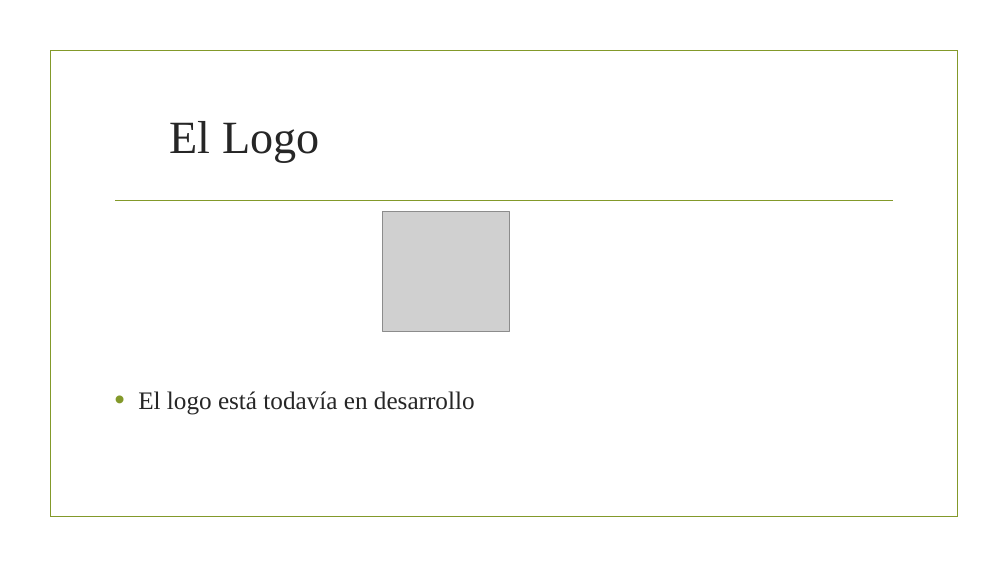
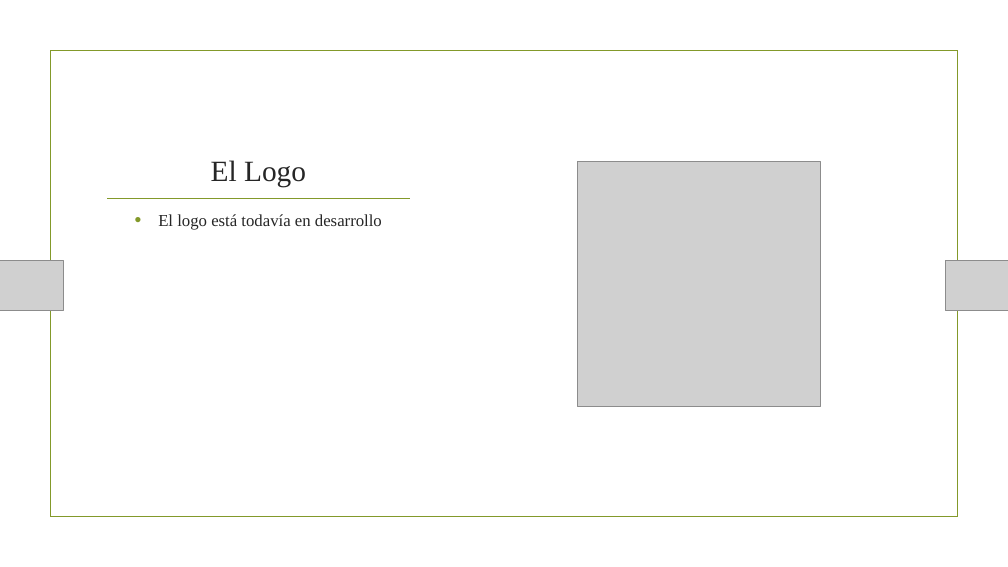
Before and after one commit to HectorSanchezLuque/PIdam2122verde, a slide deck: slide 5 of doc/worktab.pptx. Drawn at 1008x567 pixels with LibreOffice and Linux fonts; fonts in the diff are those of the drawing; grey boxes stand for pictures; background and template pictures are left out. Boxes give left, top, right and bottom in pixels: in the first picture for what was removed or moved away, otherwise in the second. Text is boxed around its words. In the diff, an @@ line names an element or a change of style, - is before the commit and + after.

```diff
--- a/doc/worktab.pptx
+++ b/doc/worktab.pptx
@@ rectangle removed at (50,51,957,517) @@
@@ rectangle added at (50,51,957,517), outline #83992A 1.25 pt @@
@@ title "El Logo" at (211,160,306,187): size 44 to 28 pt; vertical alignment middle to bottom @@
@@ picture: place and size @@
-picture at (383,211,510,331)
+picture at (578,161,820,406)
@@ text "El logo está todavía en ...": place and size @@
-text "El logo está todavía en ..." at (138,391,475,415)
+text "El logo está todavía en ..." at (158,214,382,230)
@@ text "El logo está todavía en ..." at (158,214,382,230): size 24 to 16 pt; alignment left to centre; less space between paragraphs @@
@@ line added from (107, 199) to (410, 199), #83992A 1.25 pt @@
@@ line removed from (116, 200) to (893, 200) @@
@@ picture added at (0,261,63,311) @@
@@ picture added at (946,261,1008,311) @@
```
Also in this commit, not shown: 9 other slides changed, 1 slide added, 1 slide removed.
